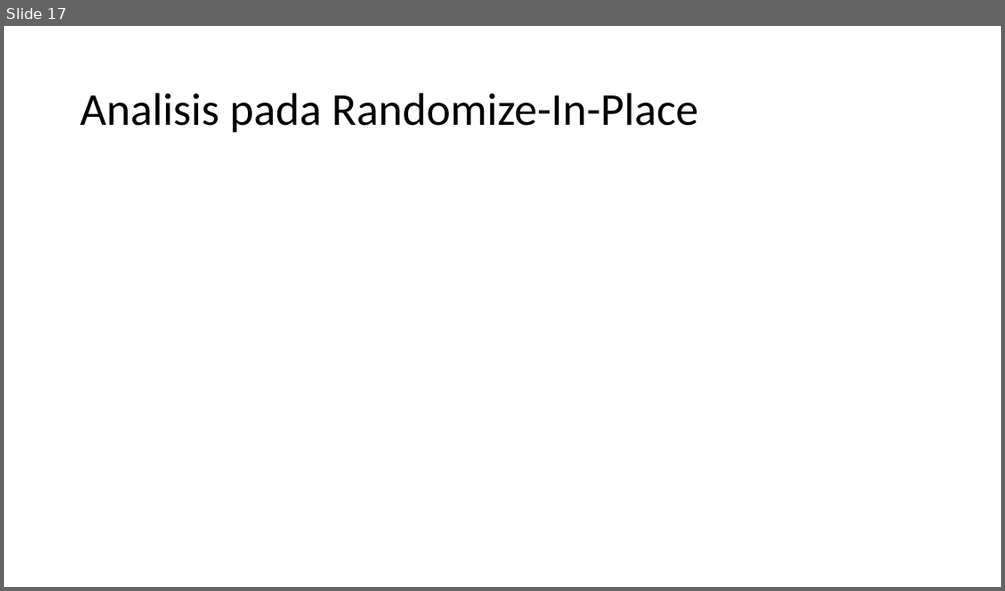
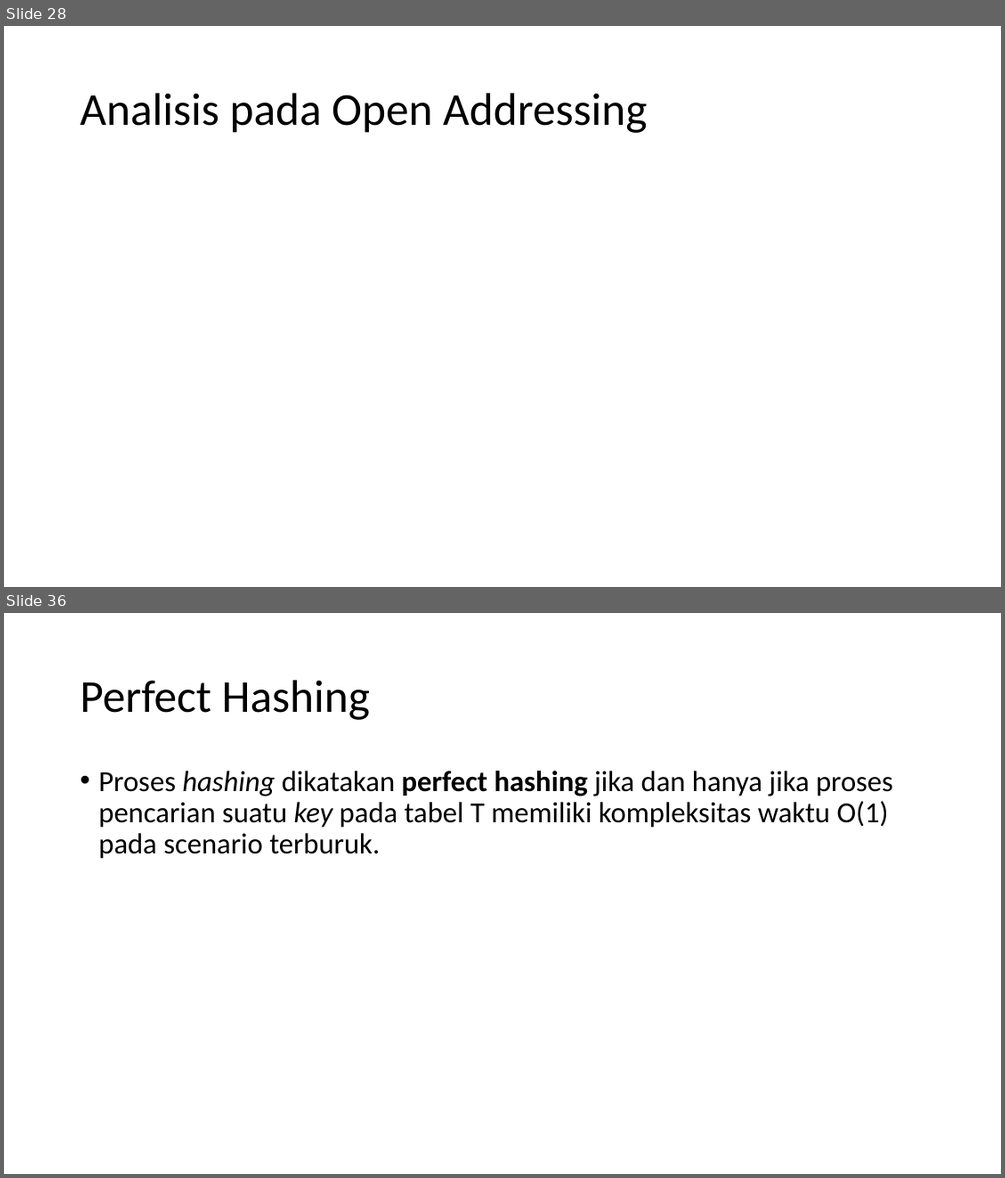
Before and after one commit to anwari32/books, a slide deck: Computer Science & Informatics/IF5020 Algoritma dan Pemrograman/23520050 Muhammad Anwari Leksono.pptx. Shown one above the other, each under a label of ours: slide 17 before the commit, slides 28 and 36 after it; the slides between them are not shown. The pictures are 1005x591 and 1005x1178 pixels, drawn with LibreOffice and Linux fonts; fonts in the diff are those of the drawing; grey boxes stand for pictures. Boxes give left, top, right and bottom in pixels: in the first picture for what was removed or moved away, otherwise in the second. Text is boxed around its words. In the diff, an @@ line names an element or a change of style, - is before the commit and + after.

```diff
--- a/Computer Science & Informatics/IF5020 Algoritma dan Pemrograman/23520050 Muhammad Anwari Leksono.pptx
+++ b/Computer Science & Informatics/IF5020 Algoritma dan Pemrograman/23520050 Muhammad Anwari Leksono.pptx
@@ slide 36 added at (x1=4, y1=613, x2=1001, y2=1174), background #FFFFFF @@
@@ title added at (x1=80, y1=680, x2=370, y2=720), 44 pt, text #000000 @@
+Perfect Hashing
@@ text added at (x1=98, y1=771, x2=893, y2=859), 28 pt, text #000000 @@
+• Proses hashing dikatakan perfect hashing jika dan hanya jika proses pencarian suatu key pada tabel T memiliki kompleksitas waktu O(1) pada scenario terburuk.
@@ what was slide 17 is now slide 28 @@
@@ slide 28 changed as well @@
@@ title at (x1=80, y1=93, x2=647, y2=133): text changed @@
-Analisis pada Randomize-In-Place
+Analisis pada Open Addressing
```
Also in this commit, not shown: 3 other slides changed, 28 other slides added, 14 slides removed, 28 other files.
